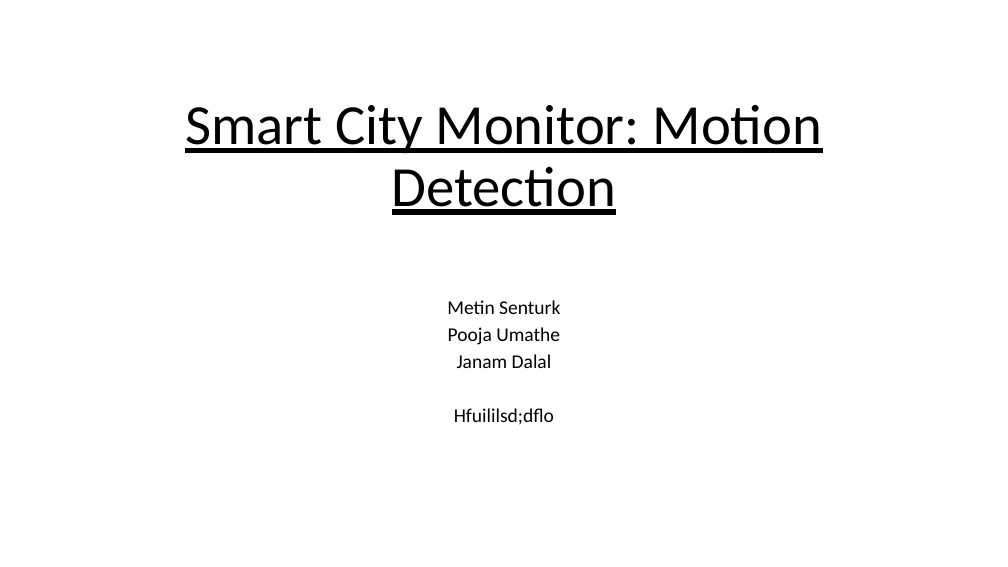
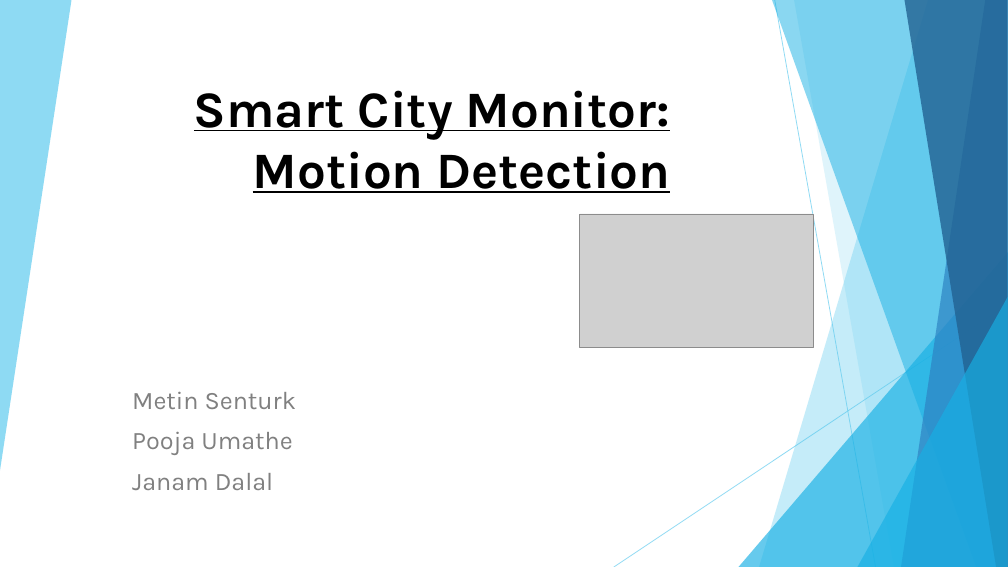
Before and after one commit to metinsenturk/ds620-motiondetection, a slide deck: slide 1 of documents/DS620 presentation.pptx. Drawn at 1008x567 pixels with LibreOffice and Linux fonts; fonts in the diff are those of the drawing; grey boxes stand for pictures. Boxes give left, top, right and bottom in pixels: in the first picture for what was removed or moved away, otherwise in the second. Text is boxed around its words. In the diff, an @@ line names an element or a change of style, - is before the commit and + after.

```diff
--- a/documents/DS620 presentation.pptx
+++ b/documents/DS620 presentation.pptx
@@ title "Smart City Monitor: Motion Detection": place and size @@
-title "Smart City Monitor: Motion Detection" at box(185, 105, 823, 215)
+title "Smart City Monitor: Motion Detection" at box(194, 90, 671, 193)
@@ title "Smart City Monitor: Motion Detection" at box(194, 90, 671, 193): size 54 to 48.6 pt, font Calibri to Karla, bold on; alignment centre to right; line spacing 0.9 to 1 @@
@@ picture added at box(580, 214, 813, 348) @@
@@ group added at box(0, 0, 1008, 567): 6 freeform shapes, 2 lines, 2 triangles @@
@@ subtitle "Metin Senturk": place and size @@
-subtitle "Metin Senturk" at box(447, 300, 560, 425)
+subtitle "Metin Senturk" at box(132, 392, 296, 490)
@@ subtitle "Metin Senturk" at box(132, 392, 296, 490): size 18.6 to 24 pt, font Calibri to Karla, text colour #000000 to #808080; alignment centre to justified; line spacing 0.7 to 1 @@
@@ subtitle at box(454, 408, 554, 425): paragraph removed @@
-Hfuililsd;dflo
```
Also in this commit, not shown: 10 other slides changed.
